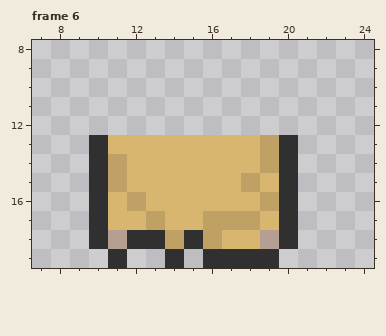
A pixel-art file gets an edit: Assets/Sprites/UI/Builder/MediumElements.aseprite. Above is the file before it was changed.
34x20 pixels, 6 frames. Shown: frame 6: x 7..24, y 8..19.
Once edited:
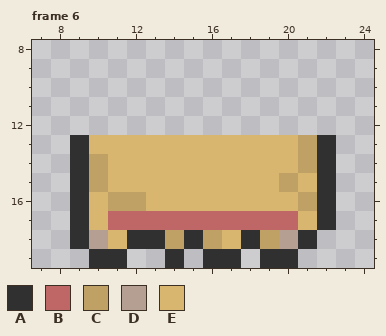
Palette (. is transparent): A #303030  B #bf6666  C #bfa166  D #b59f92  E #d9b66f
The exact change:
Frame 6:
There is now colour A in rows 13 to 17 at x 9 and 22; in row 18 at x 9 and 21; in row 19 at x 10 and 20.
The edit turns colour E into colour A in row 18 at x 18.
The edit turns colour A into colour B in row 17 at x 20.
The edit turns colour C into colour B in row 17 at x 13 and 16 to 18.
The edit turns colour E into colour B in row 17 at x 11 to 12, 14 to 15 and 19.
There is now colour C in rows 13 to 14 at x 21; in row 16 at x 21.
The edit turns colour A into colour C in row 14 at x 10; in row 15 at x 10 and 20.
The edit turns colour D into colour C in row 18 at x 19.
The edit turns colour E into colour C in row 16 at x 11.
The edit turns colour A into colour D in row 18 at x 10 and 20.
There is now colour E in row 15 at x 21; in row 17 at x 21.
The edit turns colour A into colour E in row 13 at x 10 and 20; in row 14 at x 20; in row 16 at x 10 and 20; in row 17 at x 10.
The edit turns colour C into colour E in row 13 at x 19; in row 14 at x 11 and 19; in row 15 at x 11 and 18; in row 16 at x 19.
The edit turns colour D into colour E in row 18 at x 11.
Colour A is removed in row 19 at x 18.
Where, in picture pixels (left, top, right, bottom), the same in both pictures:
changed: (70, 135, 336, 268)
